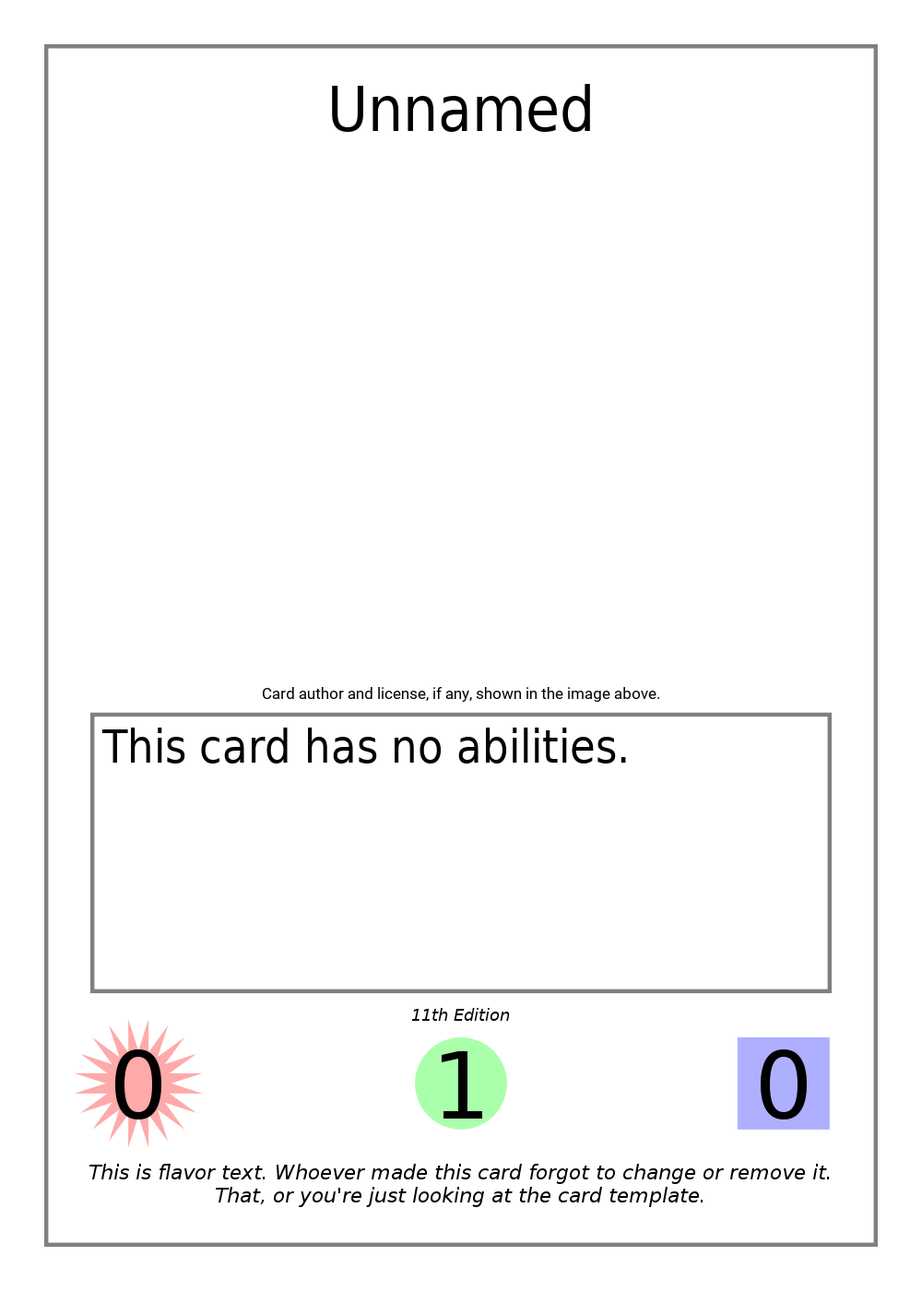
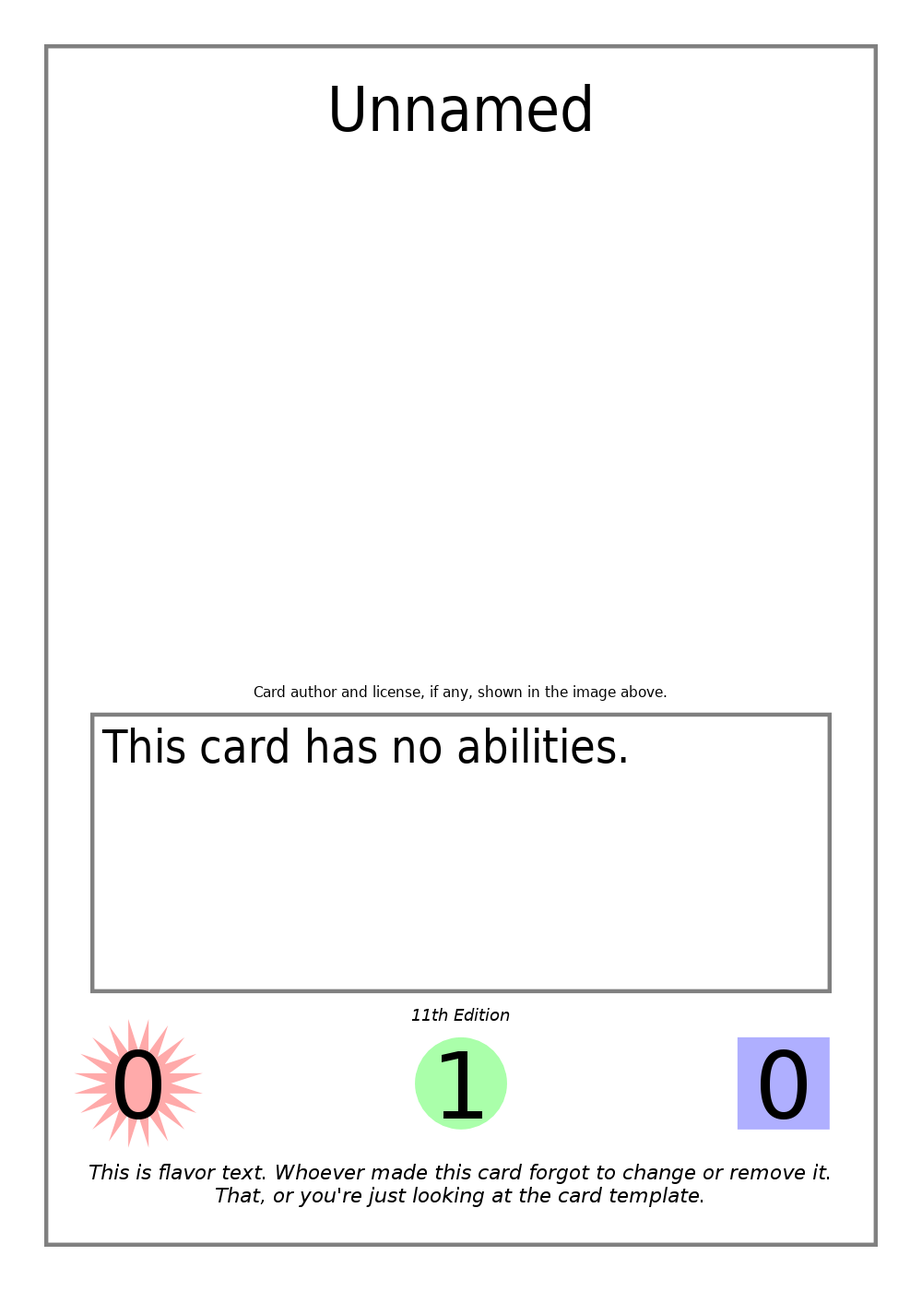
Comparing the layer stacks of the two 922x1291 images. Changes:
painted on "Card License" over [253, 685, 667, 703]
